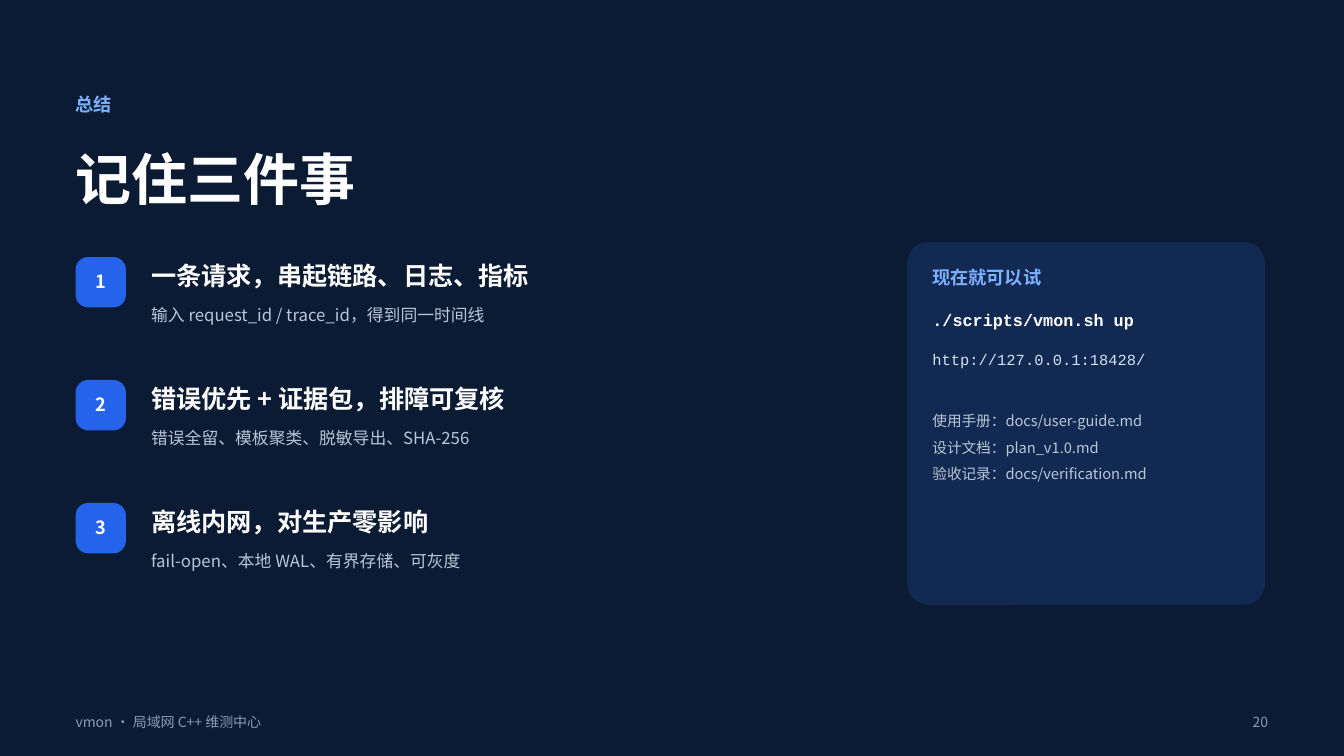
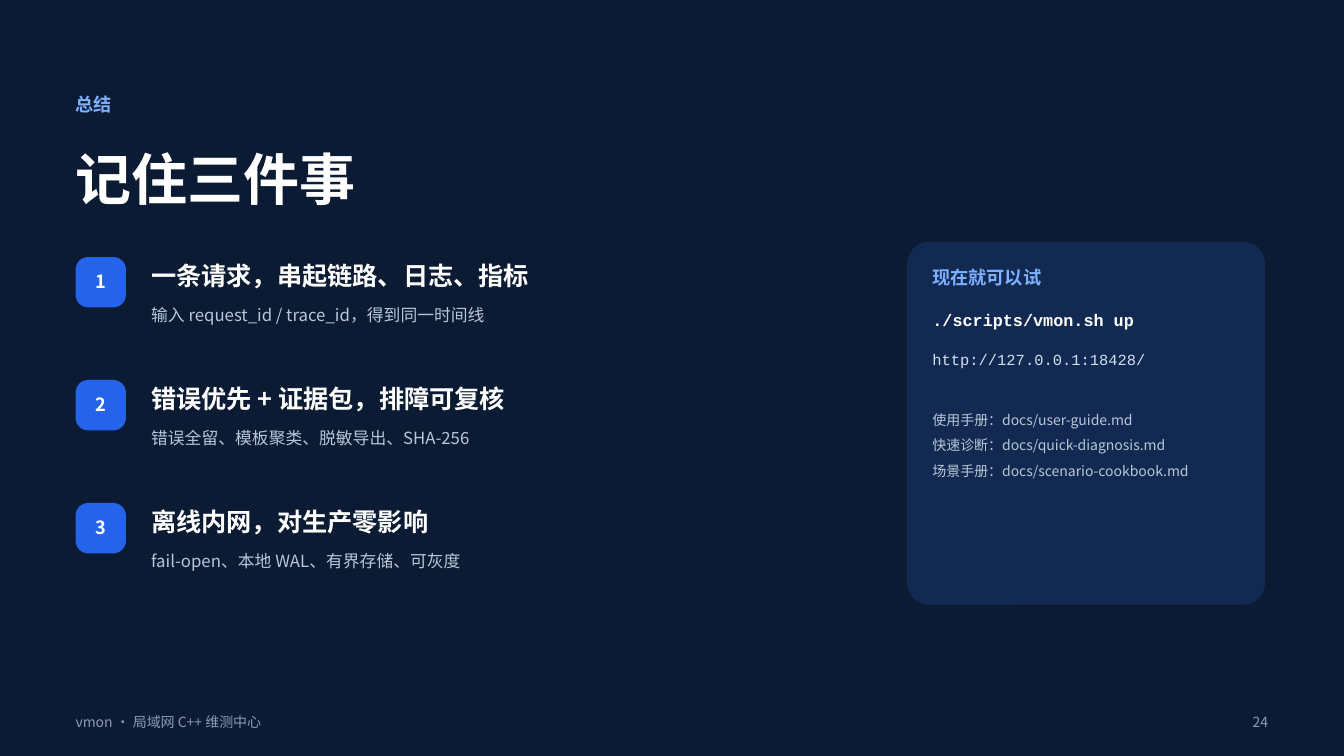
Before and after one commit to git163/CplusTrace, a slide deck: slide 24 of docs/presentation/vmon-intro.pptx (slide 20 before the commit). Drawn at 1344x756 pixels with LibreOffice and Linux fonts; fonts in the diff are those of the drawing. Boxes give left, top, right and bottom in pixels: in the first picture for what was removed or moved away, otherwise in the second. Text is boxed around its words. In the diff, an @@ line names an element or a change of style, - is before the commit and + after.

```diff
--- a/docs/presentation/vmon-intro.pptx
+++ b/docs/presentation/vmon-intro.pptx
@@ text at (932, 413, 1132, 429): size 10.5 to 10 pt in "使用手册：docs/user-guide.md" @@
@@ text at (932, 438, 1188, 479): text changed; size 10.5 to 10 pt @@
-设计文档：plan_v1.0.md
-验收记录：docs/verification.md
+快速诊断：docs/quick-diagnosis.md
+场景手册：docs/scenario-cookbook.md
@@ text at (1253, 716, 1269, 727): text changed @@
-20
+24
```
Also in this commit, not shown: 14 other slides changed, 4 slides added, 41 other files.
